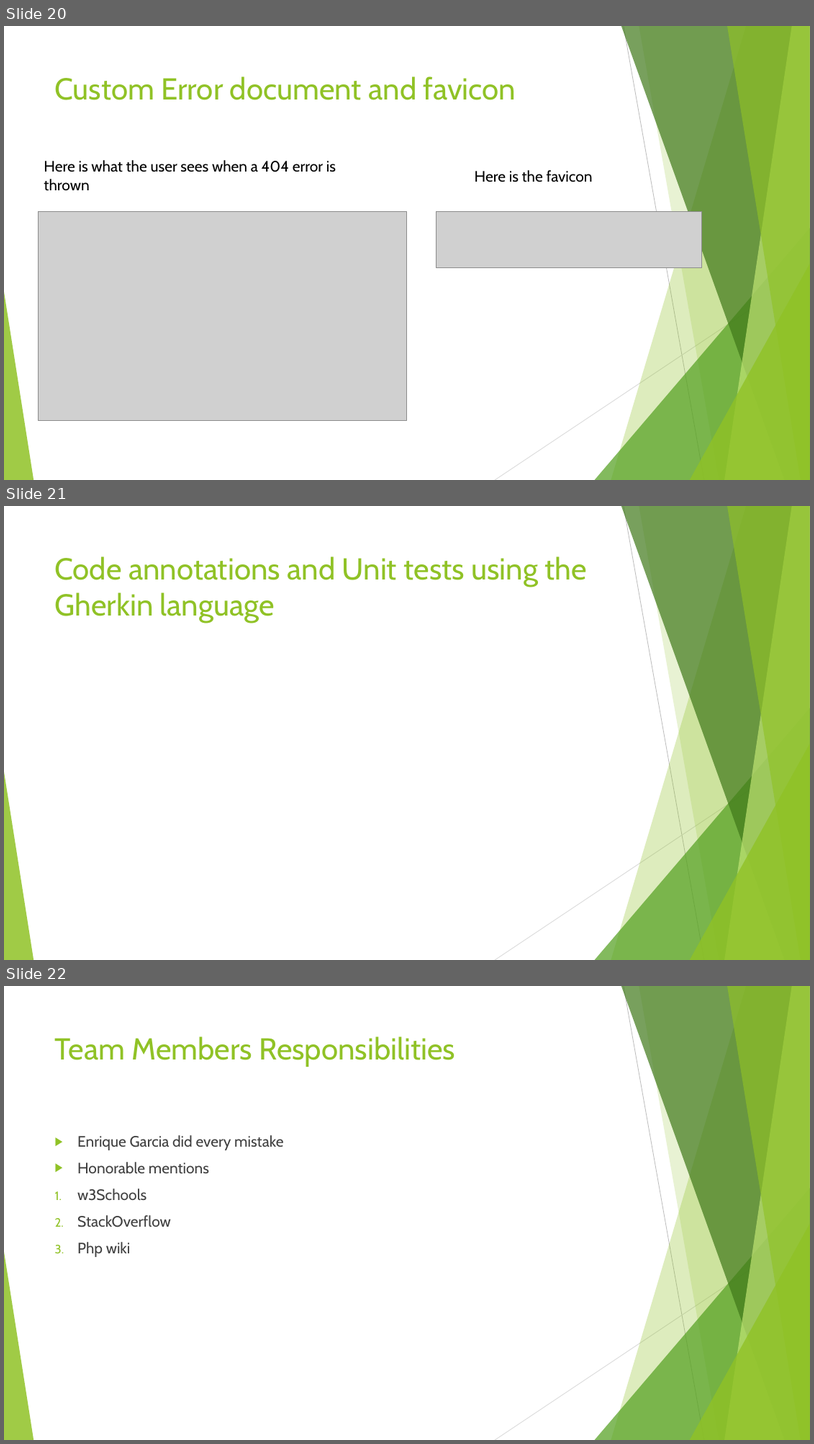
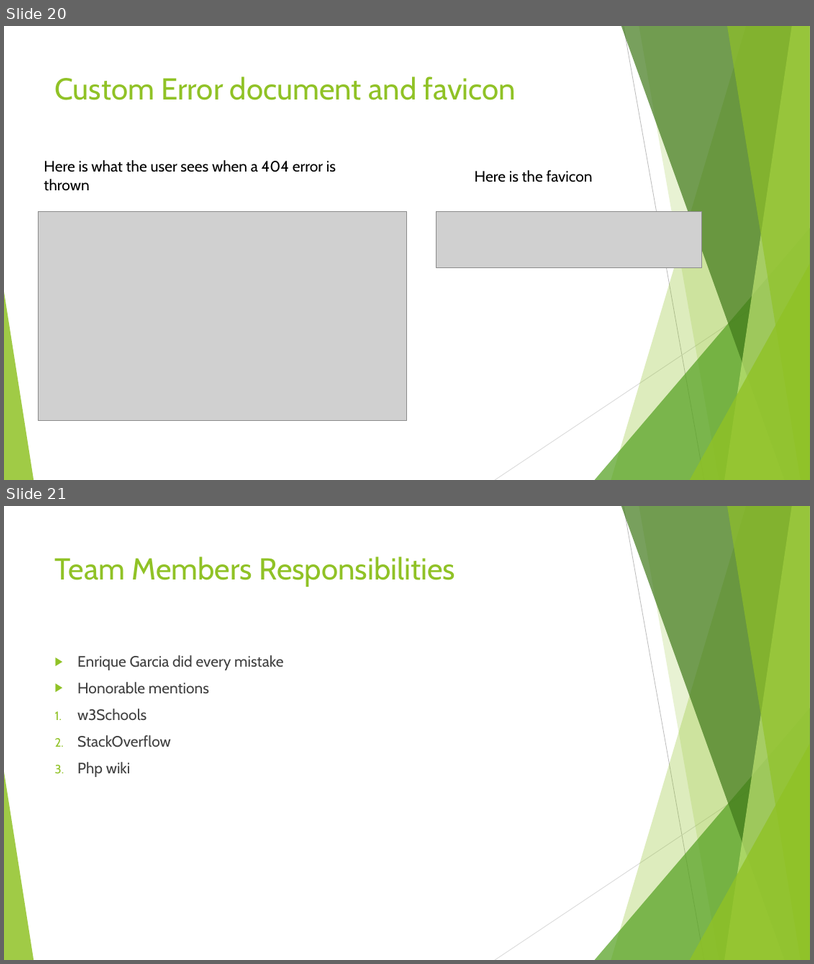
Before and after one commit to Noice04/ecomproject, a slide deck: deliv3.pptx. Shown one above the other, each under a label of ours: slides 20, 21 and 22 before the commit, slides 20 and 21 after it. The pictures are 814x1444 and 814x964 pixels, drawn with LibreOffice and Linux fonts; fonts in the diff are those of the drawing; grey boxes stand for pictures. Boxes give left, top, right and bottom in pixels: in the first picture for what was removed or moved away, otherwise in the second. Text is boxed around its words. In the diff, an @@ line names an element or a change of style, - is before the commit and + after.

```diff
--- a/deliv3.pptx
+++ b/deliv3.pptx
@@ slide 21 removed at box(4, 506, 810, 960), background #FFFFFF; not listed: 10 template elements that a slide beside it also shows @@
@@ title removed at box(55, 556, 587, 623) @@
-Code annotations and Unit tests using the Gherkin language
@@ what was slide 22 is now slide 21 @@
```
Also in this commit, not shown: 3 slides changed.
